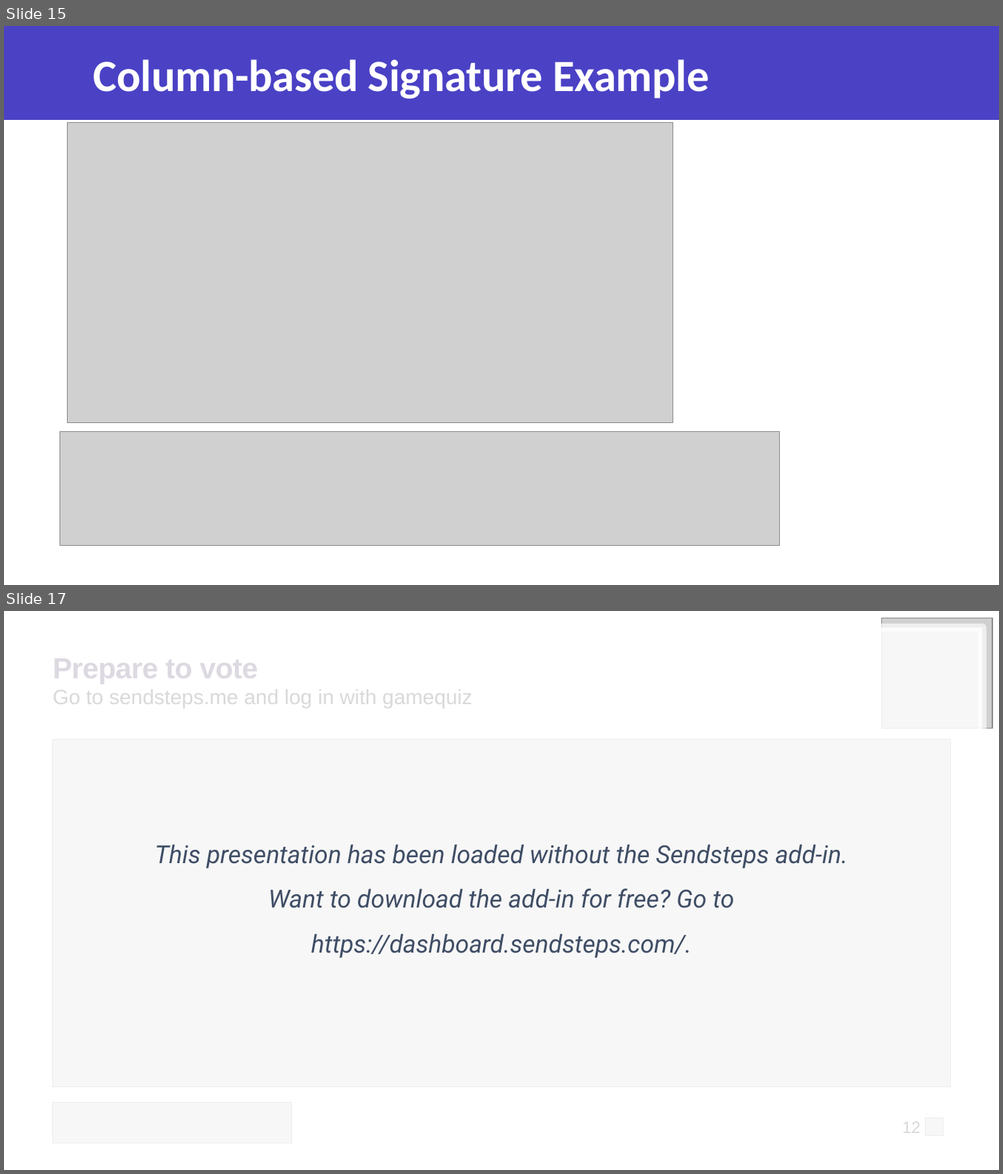
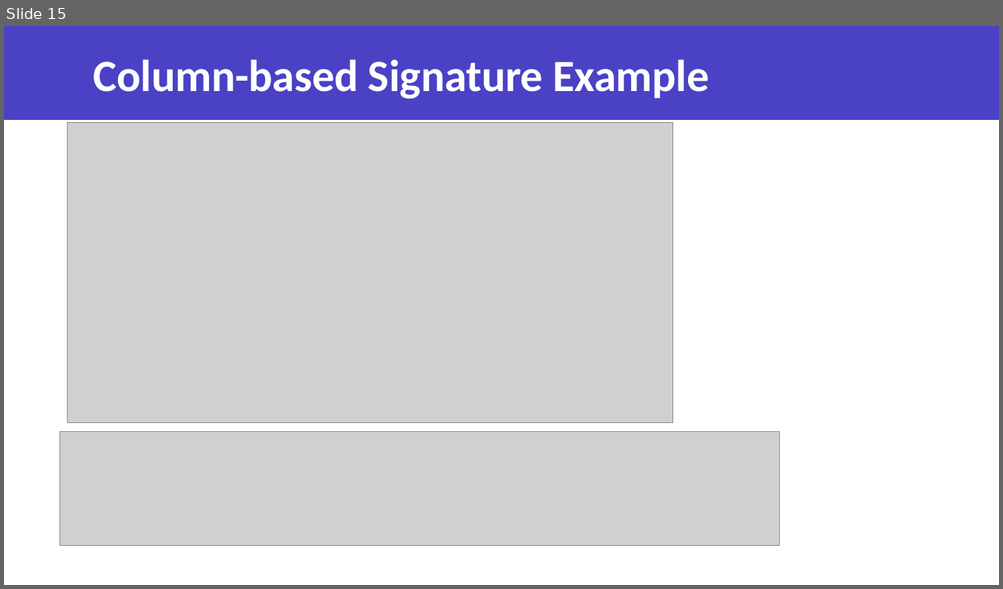
Before and after one commit to anshupandey/MLOps-with-Azure, a slide deck: Working with mlflow.pptx. Shown one above the other, each under a label of ours: slides 15 and 17 before the commit, slide 15 after it; the slides between them are not shown. The pictures are 1003x1174 and 1003x589 pixels, drawn with LibreOffice and Linux fonts; fonts in the diff are those of the drawing; grey boxes stand for pictures; background and template pictures are left out. Boxes give left, top, right and bottom in pixels: in the first picture for what was removed or moved away, otherwise in the second. Text is boxed around its words. In the diff, an @@ line names an element or a change of style, - is before the commit and + after.

```diff
--- a/Working with mlflow.pptx
+++ b/Working with mlflow.pptx
@@ slide 17 removed at (x1=4, y1=611, x2=999, y2=1170), background picture (left out) @@
@@ rectangle removed at (x1=20, y1=627, x2=982, y2=1154) @@
-This presentation has been loaded without the Sendsteps add-in.
-Want to download the add-in for free? Go to https://dashboard.sendsteps.com/.
@@ picture removed at (x1=882, y1=618, x2=993, y2=729) @@
@@ title removed at (x1=53, y1=652, x2=258, y2=685) @@
-Prepare to vote
@@ text removed at (x1=53, y1=686, x2=472, y2=709) @@
-Go to sendsteps.me and log in with gamequiz
@@ picture removed at (x1=53, y1=739, x2=950, y2=1088) @@
@@ picture removed at (x1=53, y1=1102, x2=291, y2=1144) @@
@@ text removed at (x1=902, y1=1119, x2=920, y2=1138) @@
-12
@@ picture removed at (x1=925, y1=1119, x2=943, y2=1136) @@
```
Also in this commit, not shown: 12 other slides removed.
